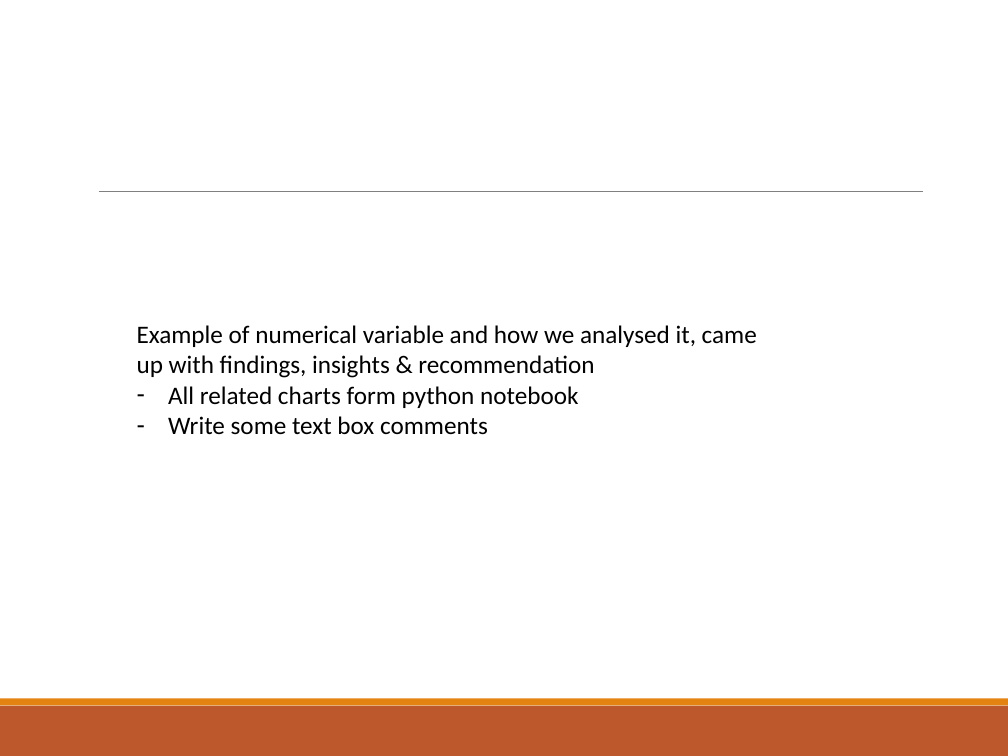
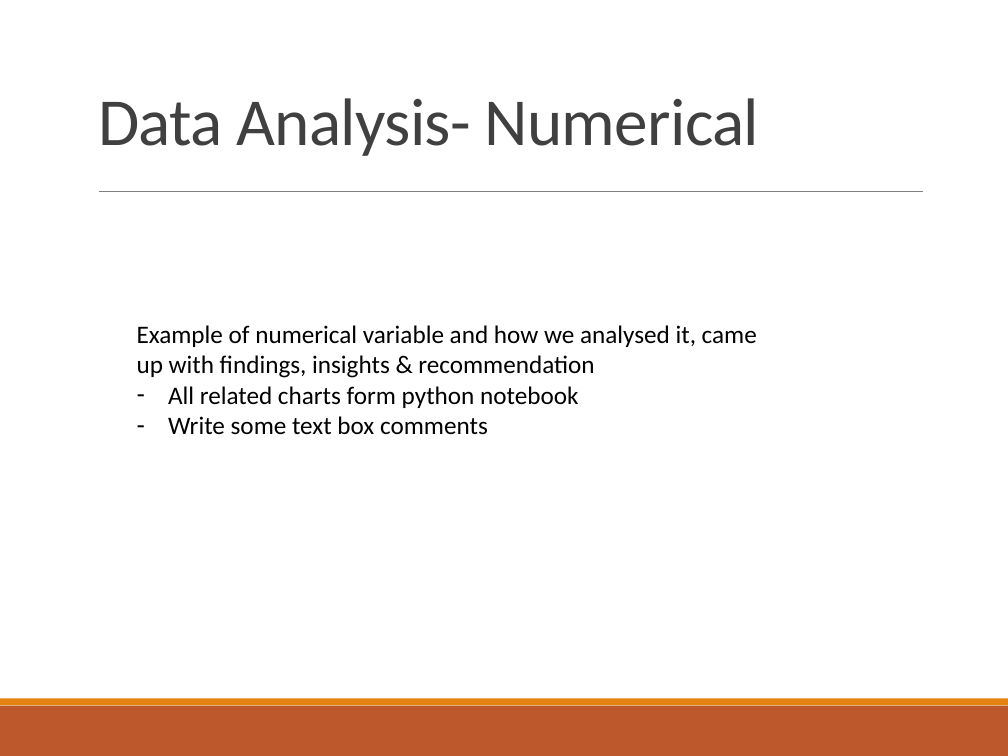
Before and after one commit to udaykadavi/LendingClubCaseStudy, a slide deck: slide 6 of Lending Club Case Study.pptx (slide 5 before the commit). Drawn at 1008x756 pixels with LibreOffice and Linux fonts; fonts in the diff are those of the drawing. Boxes give left, top, right and bottom in pixels: in the first picture for what was removed or moved away, otherwise in the second. Text is boxed around its words. In the diff, an @@ line names an element or a change of style, - is before the commit and + after.

```diff
--- a/Lending Club Case Study.pptx
+++ b/Lending Club Case Study.pptx
@@ title added at (98,98,759,156), 48 pt, text #404040 @@
+Data Analysis- Numerical
```
Also in this commit, not shown: 3 other slides changed, 3 slides added, 1 slide removed, 2 other files.
